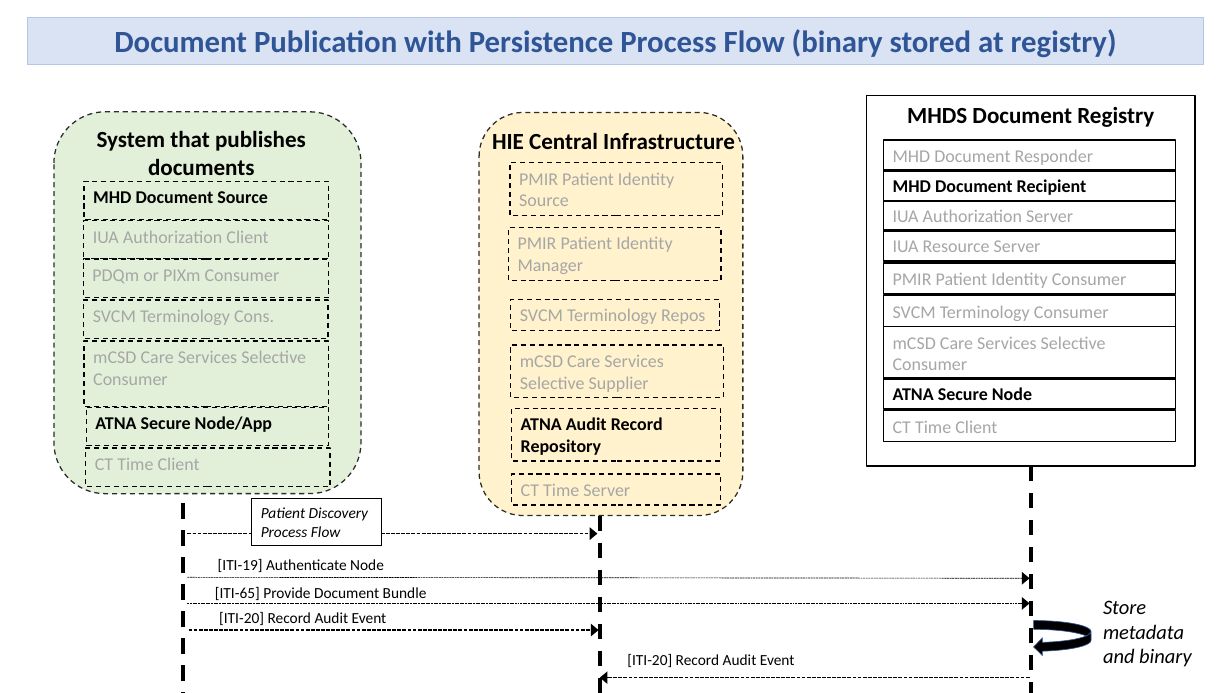
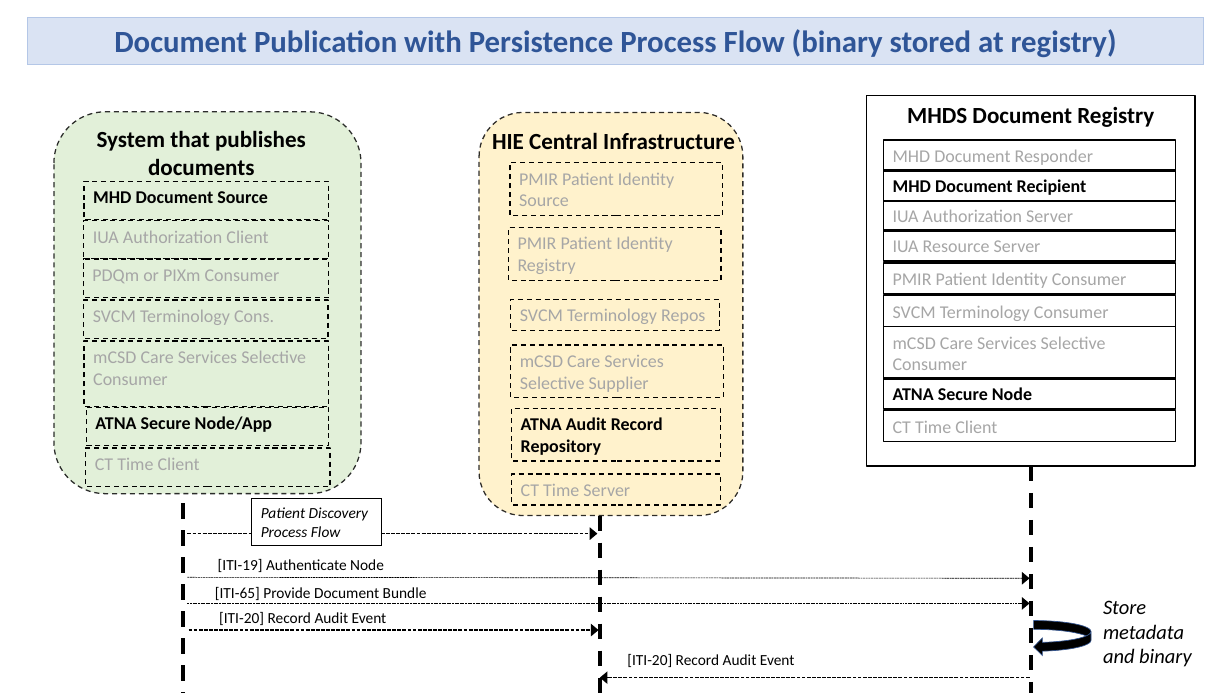
Before and after one commit to IHE/ITI.MHDS, a slide deck: slide 5 of input/images-source/Diagrams.pptx. Drawn at 1232x693 pixels with LibreOffice and Linux fonts; fonts in the diff are those of the drawing. Boxes give left, top, right and bottom in pixels: in the first picture for what was removed or moved away, otherwise in the second. Text is boxed around its words. In the diff, an @@ line names an element or a change of style, - is before the commit and + after.

```diff
--- a/input/images-source/Diagrams.pptx
+++ b/input/images-source/Diagrams.pptx
@@ text in rectangle at (x1=518, y1=237, x2=672, y2=274): text changed @@
-PMIR Patient Identity Manager
+PMIR Patient Identity Registry
```
Also in this commit, not shown: 6 other slides changed, 22 other files.
